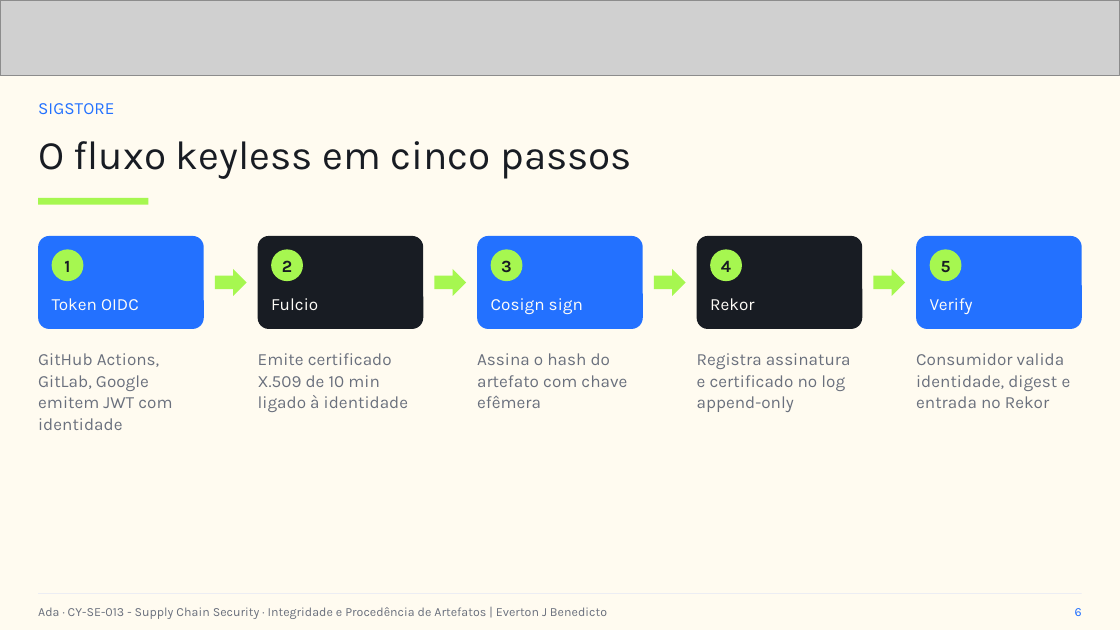
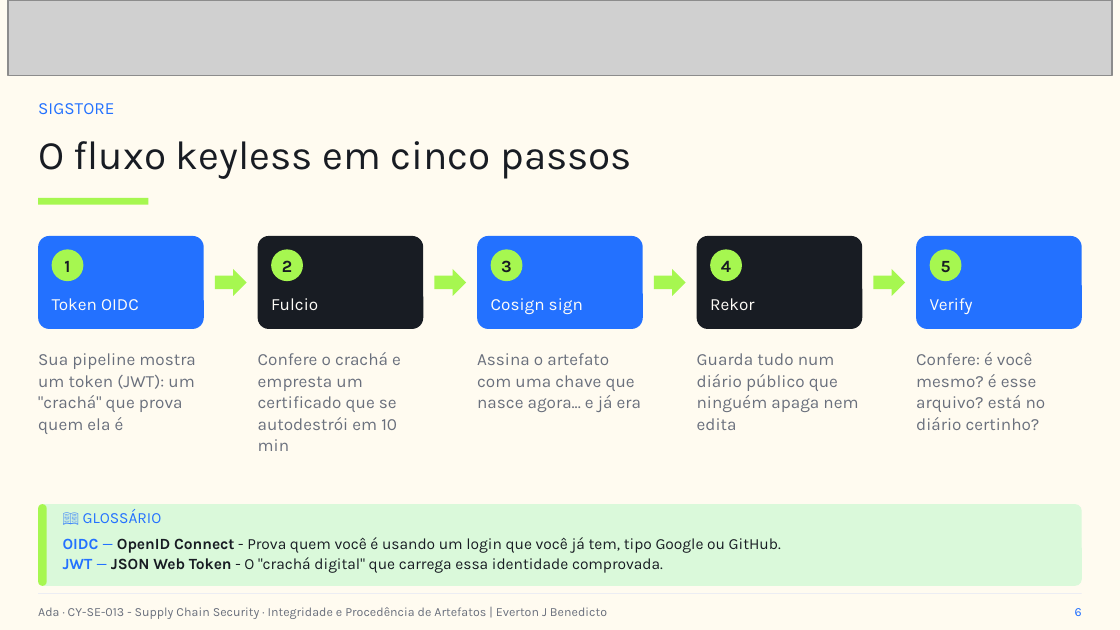
Before and after one commit to everton-dev/AdaTech.Aulas, a slide deck: slide 8 of CY-SE-013 - Supply Chain Security/slides/Aula_07_Integridade_e_Procedencia_de_Artefatos.pptx (slide 6 before the commit). Drawn at 1120x630 pixels with LibreOffice and Linux fonts; fonts in the diff are those of the drawing; grey boxes stand for pictures. Boxes give left, top, right and bottom in pixels: in the first picture for what was removed or moved away, otherwise in the second. Text is boxed around its words. In the diff, an @@ line names an element or a change of style, - is before the commit and + after.

```diff
--- a/CY-SE-013 - Supply Chain Security/slides/Aula_07_Integridade_e_Procedencia_de_Artefatos.pptx
+++ b/CY-SE-013 - Supply Chain Security/slides/Aula_07_Integridade_e_Procedencia_de_Artefatos.pptx
@@ picture: place and size @@
-picture at (0, 0, 1120, 75)
+picture at (8, 0, 1112, 75)
@@ text at (38, 353, 195, 434): text changed @@
-GitHub Actions, GitLab, Google emitem JWT com identidade
+Sua pipeline mostra um token (JWT): um "crachá" que prova quem ela é
@@ text at (258, 352, 401, 451): text changed @@
-Emite certificado X.509 de 10 min ligado à identidade
+Confere o crachá e empresta um certificado que se autodestrói em 10 min
@@ text at (477, 353, 641, 412): text changed @@
-Assina o hash do artefato com chave efêmera
+Assina o artefato com uma chave que nasce agora... e já era
@@ text at (697, 353, 858, 430): text changed @@
-Registra assinatura e certificado no log append-only
+Guarda tudo num diário público que ninguém apaga nem edita
@@ text at (916, 352, 1046, 430): text changed @@
-Consumidor valida identidade, digest e entrada no Rekor
+Confere: é você mesmo? é esse arquivo? está no diário certinho?
@@ rounded rectangle added at (38, 504, 1082, 586), fill #DAF9DA @@
@@ rounded rectangle added at (38, 504, 47, 586), fill #A6F750 @@
@@ text added at (83, 509, 162, 523), 10 pt, text #2371FF @@
+📖 GLOSSÁRIO
@@ text added at (63, 537, 781, 573), 10 pt, text #181C23 @@
+OIDC — OpenID Connect - Prova quem você é usando um login que você já tem, tipo Google ou GitHub.
+JWT — JSON Web Token - O "crachá digital" que carrega essa identidade comprovada.
```
Also in this commit, not shown: 12 other slides changed, 6 slides added, 9 other files.
